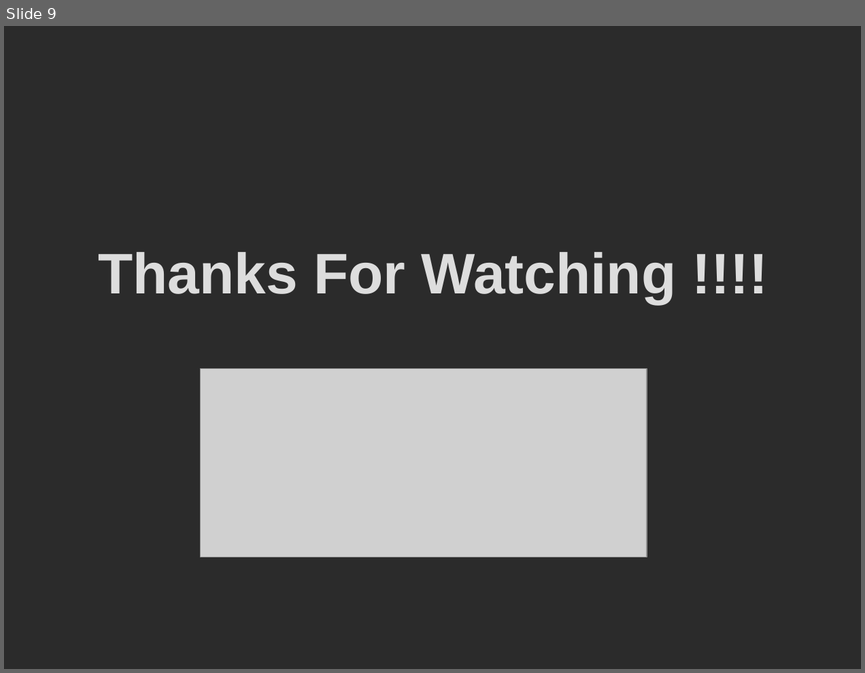
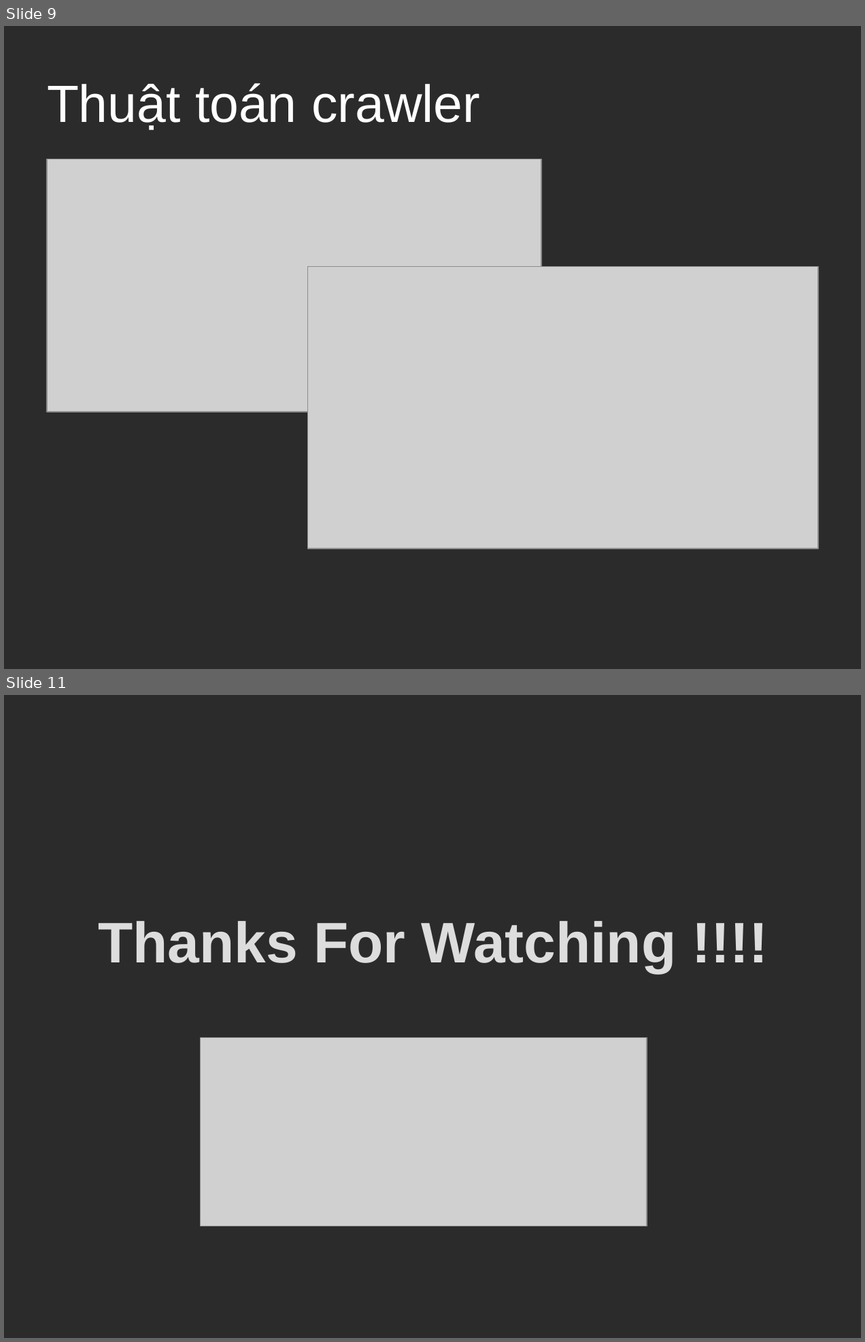
Before and after one commit to sh12345hung/Hercules-s-Son, a slide deck: Slide/Seminar2.pptx. Shown one above the other, each under a label of ours: slide 9 before the commit, slides 9 and 11 after it; the slides between them are not shown. The pictures are 865x673 and 865x1342 pixels, drawn with LibreOffice and Linux fonts; fonts in the diff are those of the drawing; grey boxes stand for pictures; background and template pictures are left out; a plain dark background stands for a picture behind light text. Boxes give left, top, right and bottom in pixels: in the first picture for what was removed or moved away, otherwise in the second. Text is boxed around its words. In the diff, an @@ line names an element or a change of style, - is before the commit and + after.

```diff
--- a/Slide/Seminar2.pptx
+++ b/Slide/Seminar2.pptx
@@ slide 9 added at (x1=4, y1=26, x2=861, y2=669), background picture (left out) @@
@@ title added at (x1=47, y1=83, x2=480, y2=130), 44 pt, text #FFFFFF @@
+Thuật toán crawler
@@ picture added at (x1=47, y1=159, x2=541, y2=412) @@
@@ picture added at (x1=307, y1=266, x2=818, y2=548) @@
@@ what was slide 9 is now slide 11 @@
```
Also in this commit, not shown: 2 slides changed, 2 other slides added, 1 slide removed.
